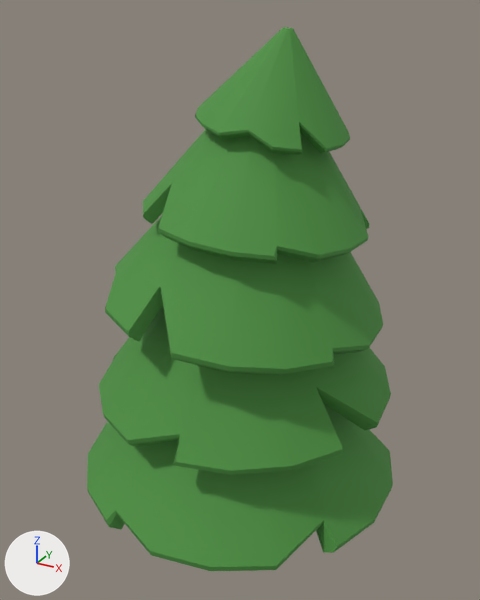
The FBX model Assets/Prefabs/Plants/Models/Tree 3.fbx, before and after one commit.
The view is the same before and after, from a camera (50 mm lens) standing at (3.33, -6.04, 5.99) and looking at (-0.01, 0.03, 2.95). The axes (+X, +Y, +Z) are drawn at lower left. The lights are the same throughout.

Names of what the first picture shows: 'Tree 2'.
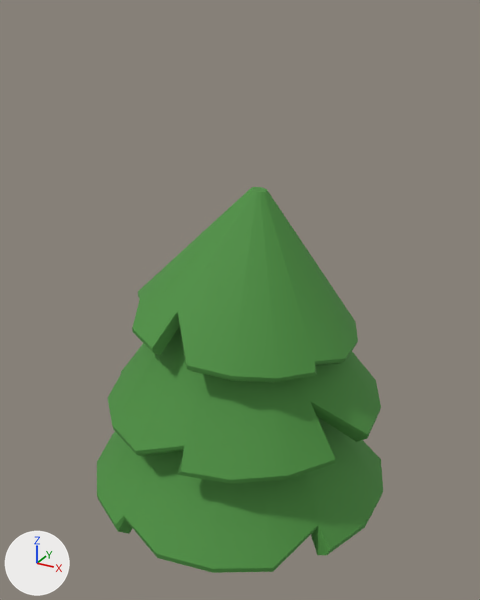
Location of each change, (x1, y1, x2, y2) in pixels of the pictures (480 x 600 px; the box of a moved part takes in the faces that stretch with it):
'Tree 2', reshaped, rescaled (7% narrower, 29% shorter): before (87, 27, 393, 571); after (97, 187, 383, 573)
part 1 of me_cylinder_001, moved or reshaped: before (87, 403, 393, 571); after (97, 416, 383, 573)
part 2 of me_cylinder_001, moved or reshaped: before (99, 306, 391, 475); after (108, 326, 381, 484)
part 3 of me_cylinder_001, moved or reshaped: before (105, 216, 383, 375); after (132, 187, 358, 383)
part 4 of me_cylinder_001, deleted: before (143, 129, 369, 263)
part 5 of me_cylinder_001, deleted: before (195, 27, 350, 155)

What changed in the scene script:
```text
Add mat_wood_1:
    mat_wood_1 = principled_material('Wood 1')
    mat_wood_1.base_color = (0.0931, 0.0482, 0.0395)  # brown #563e38
    mat_wood_1.roughness = 1.0
Change me_cylinder_001:
    where me_cylinder_001.from_pydata(...)  # 540 vertices, 427 faces; spans x -385.0..385.0, y -6.0..535.0, z -391.0..391.0
    used by ob_tree_2; location = (0.0, 0.0, 0.0); rotation_euler = (1.571, 0.0, 0.0), in degrees (90, 0, 0); scale = (0.00485, 0.0109, 0.00485)
    remove me_cylinder_001.materials.append(mat_wood)  # brown #563e38
    me_cylinder_001 part 1: the loose piece of 102 vertices spanning x -385.0..385.0, y 65.0..279.0, z -391.0..391.0 is scaled about the mesh origin by (0.00459, 0.0103, 0.00459)
    me_cylinder_001 part 2: the loose piece of 102 vertices spanning x -340.0..360.0, y 163.0..361.0, z -357.0..344.0 is scaled about the mesh origin by (0.00459, 0.0103, 0.00459)
    me_cylinder_001 part 3: the loose piece of 102 vertices spanning x -306.0..330.0, y 253.0..445.0, z -320.0..324.0 is scaled about the mesh origin by (0.00402, 0.00907, 0.00402)
    me_cylinder_001 part 4: the loose piece of 102 vertices spanning x -196.0..288.0, y 349.0..495.0, z -245.0..248.0 is deleted
    me_cylinder_001 part 5: the loose piece of 102 vertices spanning x -80.0..233.0, y 436.0..535.0, z -162.0..152.0 is deleted
    add me_cylinder_001.materials.append(mat_wood_1)  # brown #563e38
Change ob_tree_2:
    ob_tree_2.scale: (0.00485, 0.0109, 0.00485) -> (1.0, 1.0, 1.0)
```
